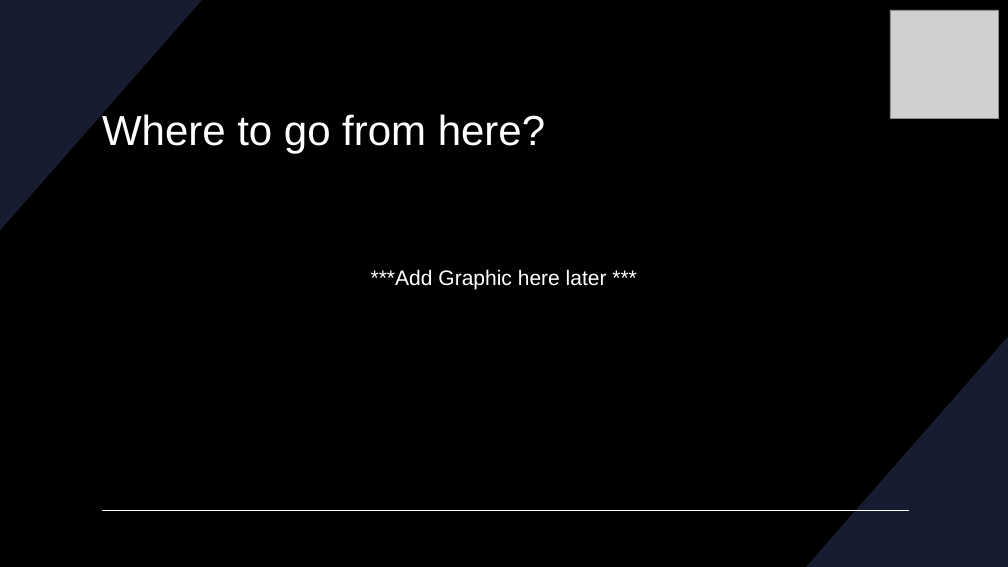
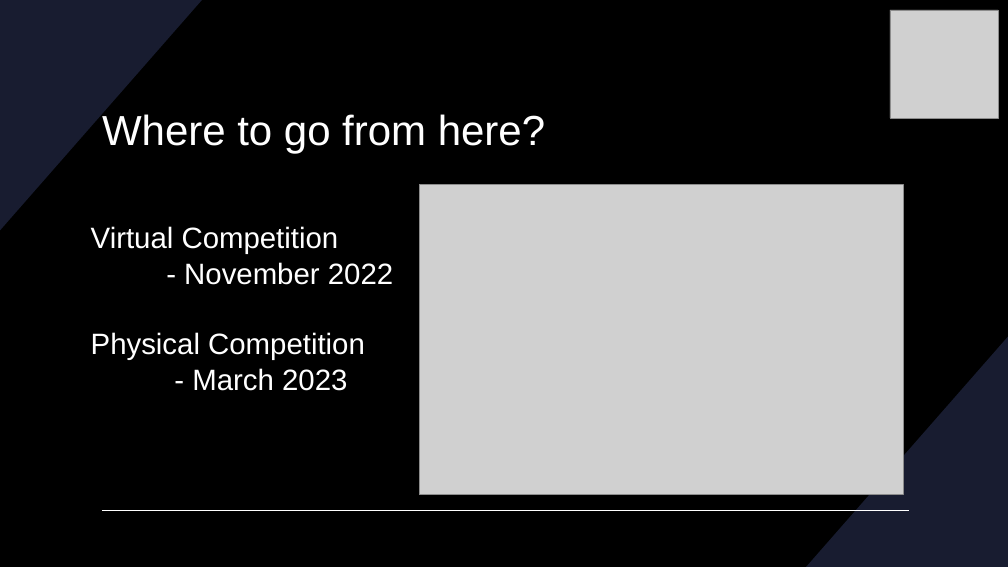
Before and after one commit to RacingAI/Reactive-Methods-Workshop, a slide deck: slide 37 of Disparity_Extender.pptx. Drawn at 1008x567 pixels with LibreOffice and Linux fonts; fonts in the diff are those of the drawing; grey boxes stand for pictures. Boxes give left, top, right and bottom in pixels: in the first picture for what was removed or moved away, otherwise in the second. Text is boxed around its words. In the diff, an @@ line names an element or a change of style, - is before the commit and + after.

Commit message:
Added graphic for pp

```diff
--- a/Disparity_Extender.pptx
+++ b/Disparity_Extender.pptx
@@ picture added at [420,185,904,495] @@
@@ text added at [91,226,393,391], 28 pt, text #FFFFFF @@
+Virtual Competition
+- November 2022
+Physical Competition
+- March 2023
@@ text removed at [371,269,607,290] @@
-***Add Graphic here later ***
```
Also in this commit, not shown: 1 other slide changed.
